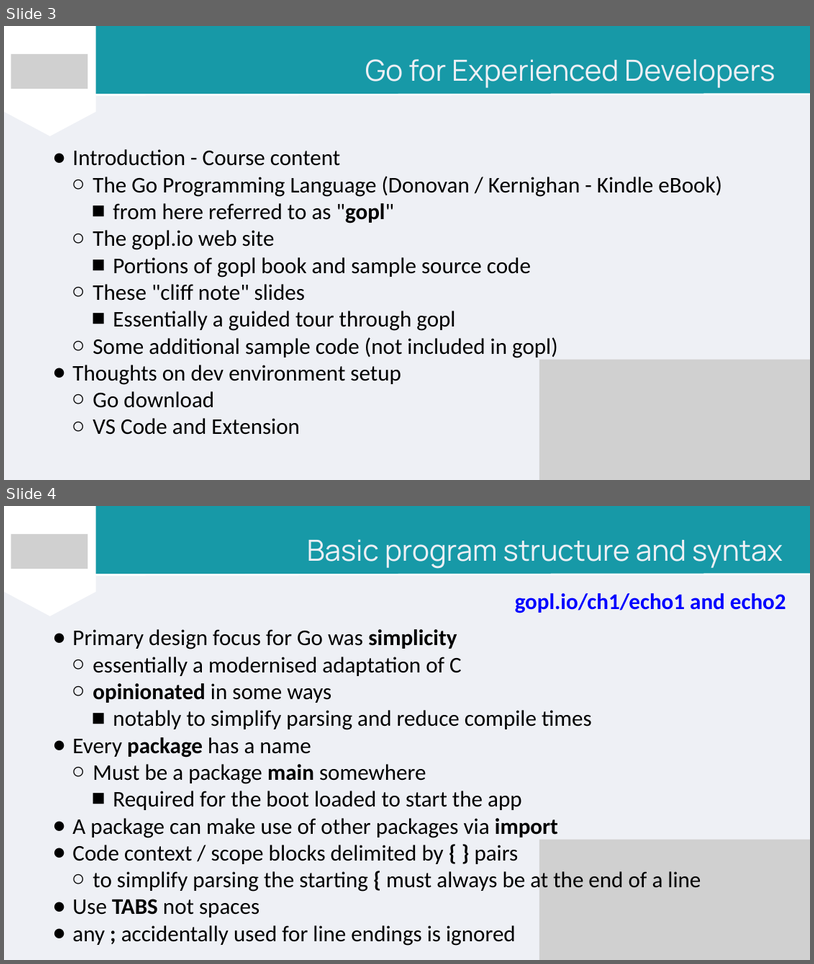
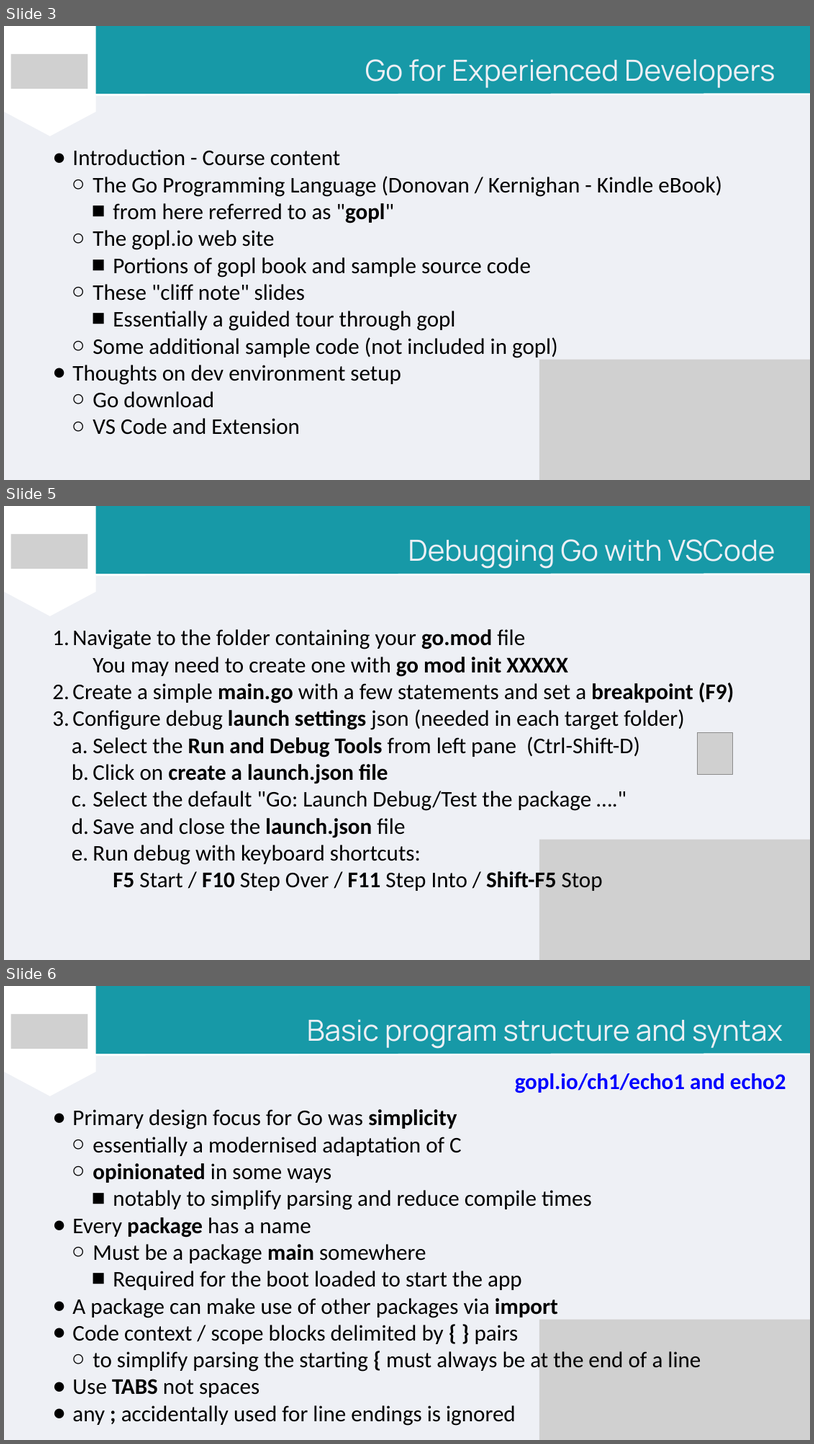
Before and after one commit to PeterWillmot/GoForExperiencedDevelopers, a slide deck: PPT/Go for Experienced Developers.pptx. Shown one above the other, each under a label of ours: slides 3 and 4 before the commit, slides 3, 5 and 6 after it; the slides between them are not shown. The pictures are 814x964 and 814x1444 pixels, drawn with LibreOffice and Linux fonts; fonts in the diff are those of the drawing; grey boxes stand for pictures. Boxes give left, top, right and bottom in pixels: in the first picture for what was removed or moved away, otherwise in the second. Text is boxed around its words. In the diff, an @@ line names an element or a change of style, - is before the commit and + after.

Commit message:
slides updated for debug setup

```diff
--- a/PPT/Go for Experienced Developers.pptx
+++ b/PPT/Go for Experienced Developers.pptx
@@ slide 5 added at (x1=4, y1=506, x2=810, y2=960), background #EEF0F5 @@
@@ freeform shape added at (x1=4, y1=506, x2=810, y2=574), fill #1799A7 @@
@@ freeform shape added at (x1=4, y1=506, x2=96, y2=616), fill #FFFFFF @@
@@ picture added at (x1=11, y1=534, x2=88, y2=569) @@
@@ text added at (x1=409, y1=539, x2=776, y2=569), 52 pt, text #EEF0F5 @@
+Debugging Go with VSCode
@@ line added from (96, 575) to (810, 574), #FFFFFF 3 pt @@
@@ text added at (x1=72, y1=629, x2=734, y2=890), 40 pt, text #000000 @@
+1. Navigate to the folder containing your go.mod file
+You may need to create one with go mod init XXXXX
+1. Create a simple main.go with a few statements and set a breakpoint (F9)
+2. Configure debug launch settings json (needed in each target folder)
+  a. Select the Run and Debug Tools from left pane (Ctrl-Shift-D)
+  b. Click on create a launch.json file
+  c. Select the default "Go: Launch Debug/Test the package …."
+  d. Save and close the launch.json file
+  e. Run debug with keyboard shortcuts:
+F5 Start / F10 Step Over / F11 Step Into / Shift-F5 Stop
@@ picture added at (x1=698, y1=732, x2=733, y2=774) @@
@@ picture added at (x1=540, y1=839, x2=810, y2=960) @@
@@ what was slide 4 is now slide 6 @@
```
Also in this commit, not shown: 1 other slide added.
